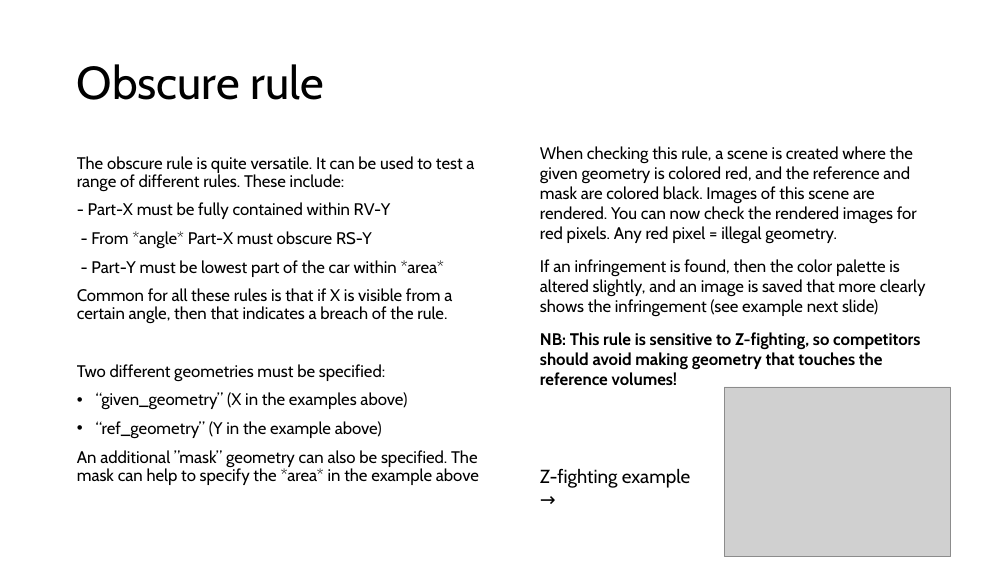
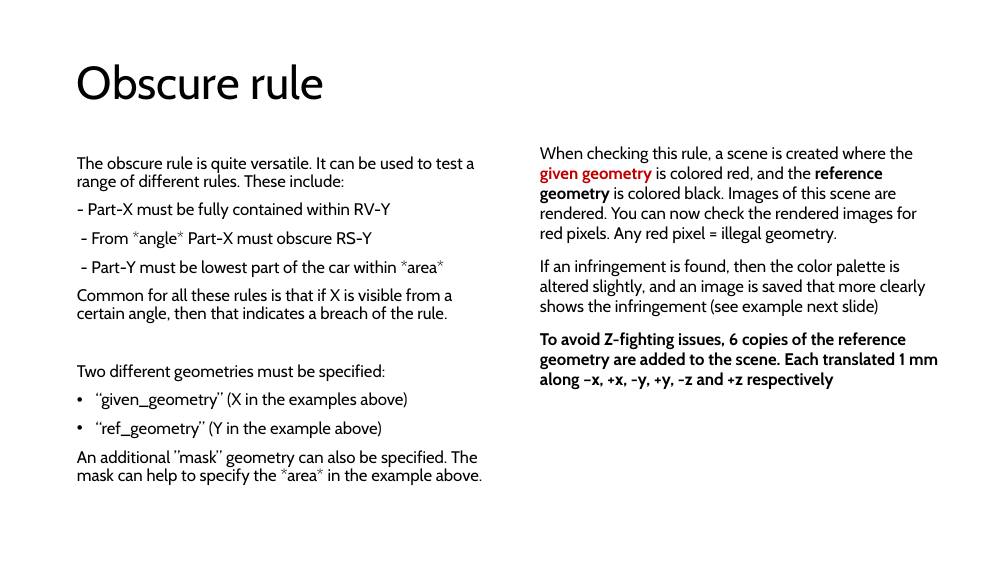
Before and after one commit to KoldskaalEng/autoScrutineer, a slide deck: slide 5 of introduction Auto-scrutineer.pptx. Drawn at 1008x567 pixels with LibreOffice and Linux fonts; fonts in the diff are those of the drawing; grey boxes stand for pictures. Boxes give left, top, right and bottom in pixels: in the first picture for what was removed or moved away, otherwise in the second. Text is boxed around its words. In the diff, an @@ line names an element or a change of style, - is before the commit and + after.

Commit message:
Version 0.9 of 2025 rules
added v0.9 of the 2025 MVRC-rules. Fixed the Z-fighting problem. added top/bottom visibility rule. added boundingbox-size rule. Other minor improvemtens.

```diff
--- a/introduction Auto-scrutineer.pptx
+++ b/introduction Auto-scrutineer.pptx
@@ text at [540, 146, 917, 244]: text changed @@
-When checking this rule, a scene is created where the given geometry is colored red, and the reference and mask are colored black. Images of this scene are rendered. You can now check the rendered images for red pixels. Any red pixel = illegal geometry.
+When checking this rule, a scene is created where the given geometry is colored red, and the reference geometry is colored black. Images of this scene are rendered. You can now check the rendered images for red pixels. Any red pixel = illegal geometry.
@@ text at [540, 332, 938, 390]: text changed @@
-NB: This rule is sensitive to Z-fighting, so competitors should avoid making geometry that touches the reference volumes!
+To avoid Z-fighting issues, 6 copies of the reference geometry are added to the scene. Each translated 1 mm along –x, +x, -y, +y, -z and +z respectively
@@ picture removed at [724, 387, 951, 557] @@
@@ text at [77, 450, 482, 485]: text changed @@
-An additional ”mask” geometry can also be specified. The mask can help to specify the *area* in the example above
+An additional ”mask” geometry can also be specified. The mask can help to specify the *area* in the example above.
@@ text removed at [540, 468, 691, 488] @@
-Z-fighting example →
```
Also in this commit, not shown: 11 other slides changed, 1 slide added, 42 other files.
